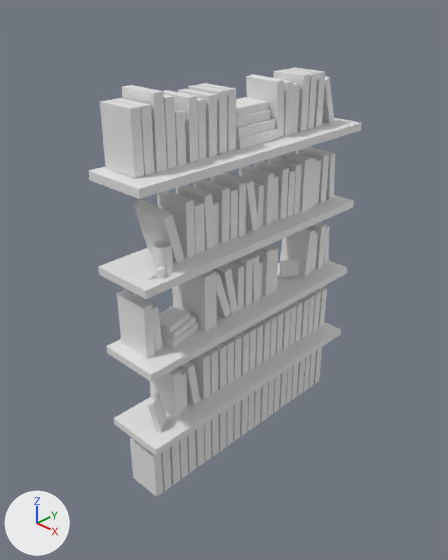
Two versions of the Blender file Blender files/bookshelf.blend, one commit apart.
Rendered twice from a 50 mm camera at (11.31, -11.7, 7.84) aimed at (0.31, -0.44, -0.22). The lights are fixed; the arrows at lower left show +X, +Y and +Z.
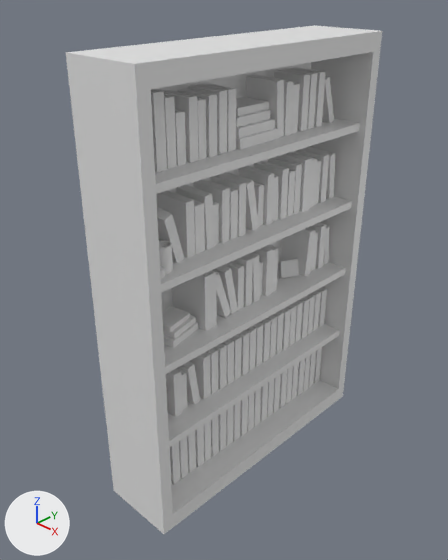
Commit message: bookshelf beoop bopp

The edits, one by one:
Object 'Cube' (ob_cube) is now shown.

Changed parts and their boxes [x1, y1, x2, y2] in the pictures (448 x 560 px):
'Cube', shown: after [66, 25, 382, 534]
'Cube.005', unchanged, covered by the edit: before [100, 100, 144, 178]
'Cube.053', unchanged, covered by the edit: before [117, 290, 155, 358]
'Cube.101', unchanged, covered by the edit: before [130, 438, 163, 497]
